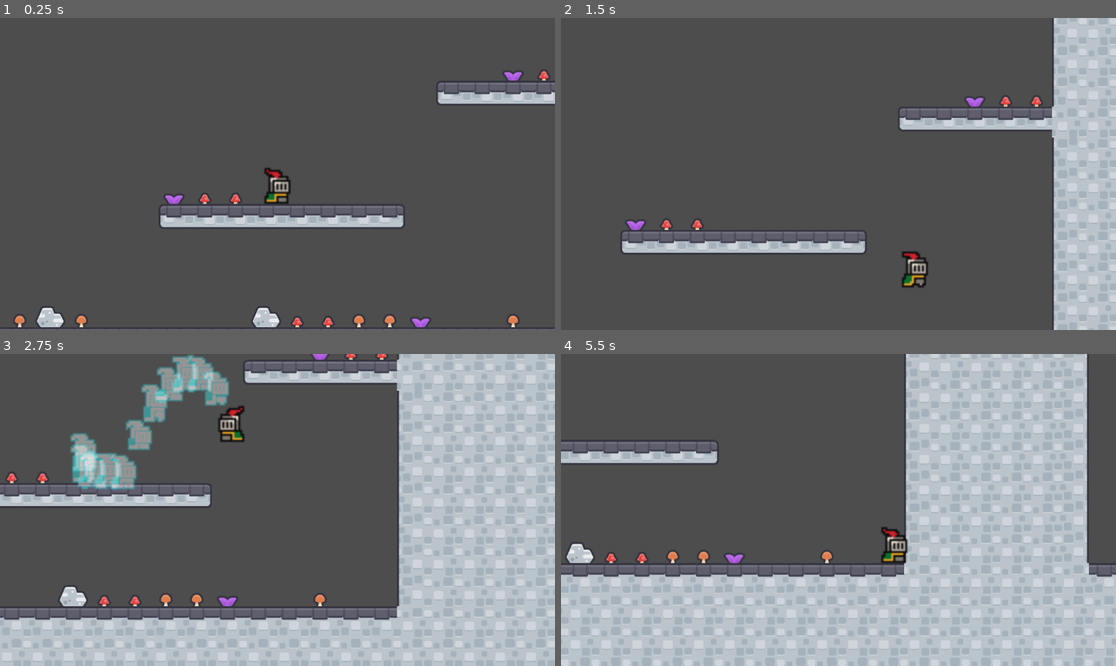
Above: before the commit, frames 1-4 (two rows, left to right).
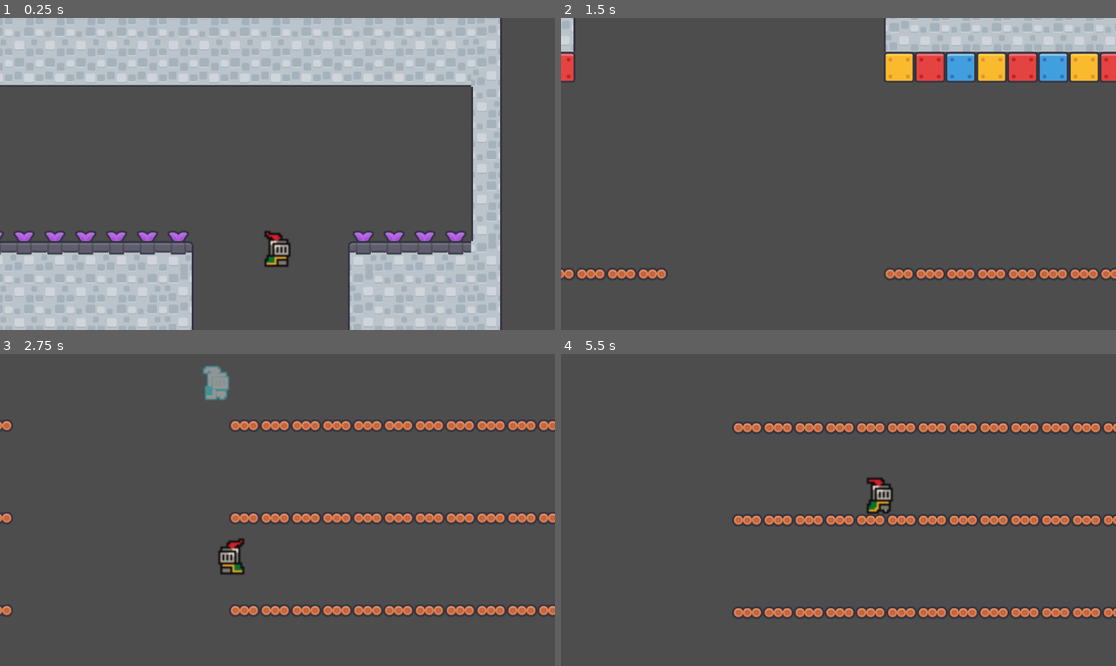
Above: after the commit, the same moments.

Repository: JuanJTorresB/game-jam-2026
Game: Godot game, scene res://Escenas/escena_principal/escena_principal.tscn
Two runs of this game, one before a commit and one after it. Both use one fixed random seed, a clock stepped at 60 frames per second and the inputs below. The engine's default icon, where the game draws it, is replaced by a stand-in: a white triangle on a blue panel in a dark square.
Inputs:
- Up to frame 1 (0.25 s): no input
- Up to frame 2 (1.5 s): tap Enter (ui_accept) at 0.5 s; hold D (right) from 0.53 s (still down); tap Z (dash) at 0.6 s; tap W (jump) at 0.77 s; tap E (grow_flora) at 1.35 s
- Up to frame 3 (2.75 s): tap W (jump) at 1.52 s; release D (right) at 2.03 s; hold A (left) from 2.03 s (still down); hold R (rewind) from 2.03 s (still down)
- Up to frame 4 (5.5 s): release A (left) at 2.78 s; release R (rewind) at 2.78 s; hold D (right) 2.78-4.28 s; tap Z (dash) at 2.85, 5.1 s; tap W (jump) at 3.02, 3.77, 4.52 s; tap E (grow_flora) at 3.6 s; hold A (left) 4.28-5.03 s; tap R (rewind) at 4.35 s; hold D (right) from 5.03 s (still down)

The runs differ from the first frame. In frame 1, 44% of the frame differs, in the area x 0-100%, y 0-100%; in frame 2, 22%; in frame 3, 51%; in frame 4, 58%.

Commit message:
feat: :white_check_mark: Level 2 Mechanic Tested and HUB Conection Tested

Diff:
--- a/Escenas/nivel_tutorial/Nivel_Tutorial.tscn
+++ b/Escenas/nivel_tutorial/Nivel_Tutorial.tscn
@@ -11,7 +11,7 @@
 tile_set = ExtResource("2_aptsr")
 
 [node name="Player" parent="." instance=ExtResource("3_gcyad")]
-position = Vector2(695, -330)
+position = Vector2(3374, -171)
 
 [node name="Puertas" type="Node2D" parent="."]
 
--- a/Escenas/niveles/escena_nivel_2/Escena_nivel_2.tscn
+++ b/Escenas/niveles/escena_nivel_2/Escena_nivel_2.tscn
@@ -1,9 +1,10 @@
-[gd_scene load_steps=5 format=4 uid="uid://bjpmtbs7f88lr"]
+[gd_scene load_steps=6 format=4 uid="uid://bjpmtbs7f88lr"]
 
 [ext_resource type="PackedScene" path="res://Escenas/extendable_platform/flora_platform.tscn" id="1_fbtq4"]
 [ext_resource type="TileSet" uid="uid://bwqm1safsm0md" path="res://Sprites/tile_set/Tile_Map_Principal.tres" id="2_6s4xf"]
 [ext_resource type="PackedScene" uid="uid://cxqwygimosfb6" path="res://Escenas/personaje/jugador.tscn" id="3_6s4xf"]
 [ext_resource type="PackedScene" uid="uid://byjj1gfpbm3l5" path="res://Escenas/puerta/puerta.tscn" id="4_845dn"]
+[ext_resource type="PackedScene" uid="uid://bp7dudkfs2ktv" path="res://Escenas/mascara_fragmento/mascara_fragmento.tscn" id="5_xybci"]
 
 [node name="EscenaNivel2" type="Node2D"]
 
@@ -174,8 +175,16 @@
 tile_set = ExtResource("2_6s4xf")
 
 [node name="Player" parent="." instance=ExtResource("3_6s4xf")]
-position = Vector2(-110, -2217)
+position = Vector2(-132, -2273)
 enabled = false
 
-[node name="Puerta" parent="." instance=ExtResource("4_845dn")]
-position = Vector2(3349, -132)
+[node name="Puertas" type="Node2D" parent="."]
+position = Vector2(3132, -185)
+
+[node name="Puerta" parent="Puertas" instance=ExtResource("4_845dn")]
+position = Vector2(217, 53)
+
+[node name="Fragmentos de Mascara" type="Node2D" parent="."]
+position = Vector2(3132, -185)
+
+[node name="Mascara_Fragmento" parent="Fragmentos de Mascara" instance=ExtResource("5_xybci")]
